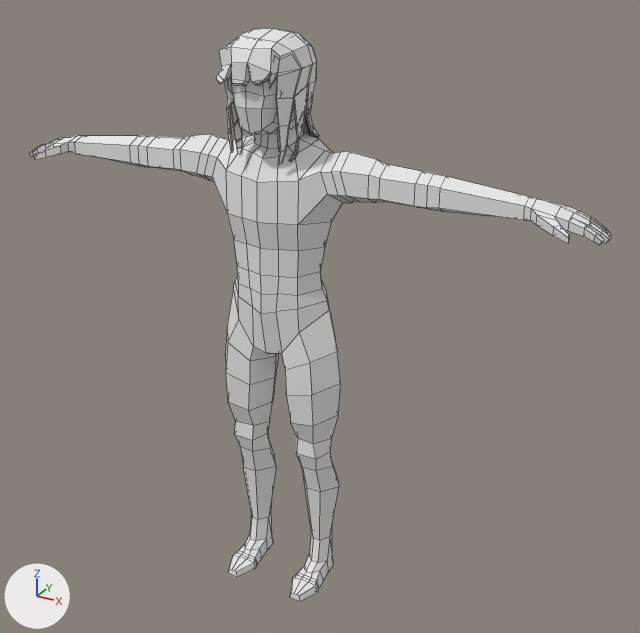
A saved change to the FBX model Assets/!/Models/Player/player.fbx.
Camera for both pictures: a camera (50 mm lens) standing at (1.38, -2.22, 2.14) and looking at (0.1, 0.09, 0.98). The lights are fixed; the arrows at lower left show +X, +Y and +Z. Mesh edges are drawn as thin lines. Where no turn or scale is listed for an object, it has been applied to the vertices.

Names of what the first picture shows: 'body', 'face', 'hair'.
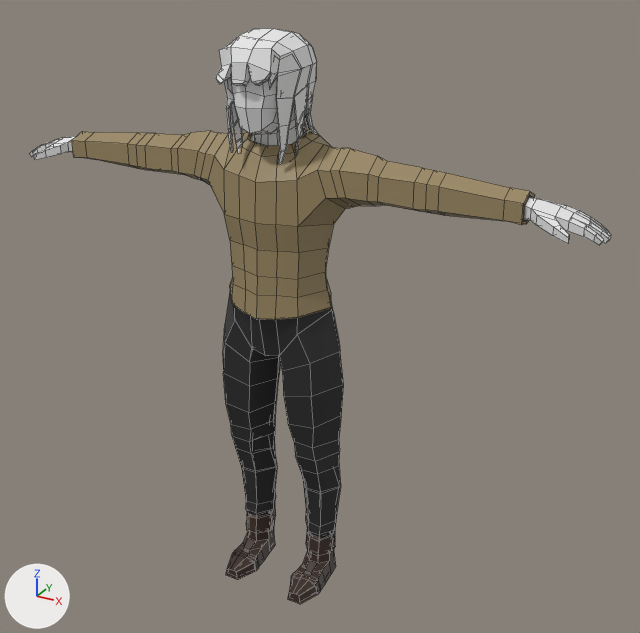
Where the newer file only moved an object's origin or applied its transform, the numbers keep the older frame.

Changed parts and their boxes [x1, y1, x2, y2] in the pictures (640 x 633 px):
'body', reshaped: before [30, 103, 611, 601]; after [30, 103, 611, 604]
part 1 of me_cylinder, added: after [72, 126, 535, 604]

The change, as a list of edits to the scene's bpy script:
```text
Add mat_boots:
    mat_boots = principled_material('boots')
    mat_boots.base_color = (0.0444, 0.0234, 0.0156)  # brown #3b2a22
Add mat_pants:
    mat_pants = principled_material('Pants')
    mat_pants.base_color = (0.0221, 0.0206, 0.0212)  # black #292728
Add mat_shirt:
    mat_shirt = principled_material('shirt')
    mat_shirt.base_color = (0.32, 0.243, 0.122)  # brown #998762
Change me_cylinder:
    used by ob_body; location = (0.0, 0.0, -0.011)
    remove me_cylinder.from_pydata(...)  # 658 vertices, 634 faces; spans x -0.99..0.99, y -0.14..0.17, z 0.01..1.88
    add me_cylinder.from_pydata(...)  # 1507 vertices, 1560 faces; spans x -0.99..0.99, y -0.14..0.18, z 0.0..1.88
    me_cylinder part 1: 849 vertices added at x -0.77..0.77, y -0.14..0.18, z 0.0..1.6
    add me_cylinder.materials.append(mat_shirt)  # brown #998762
    add me_cylinder.materials.append(mat_pants)  # black #292728
    add me_cylinder.materials.append(mat_boots)  # brown #3b2a22
```
